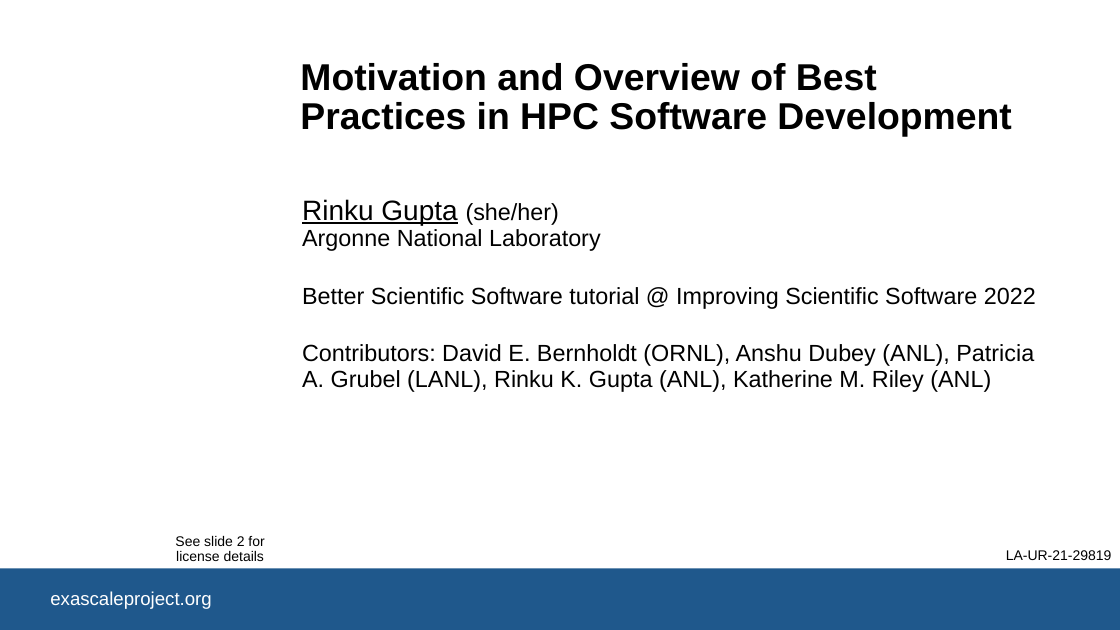
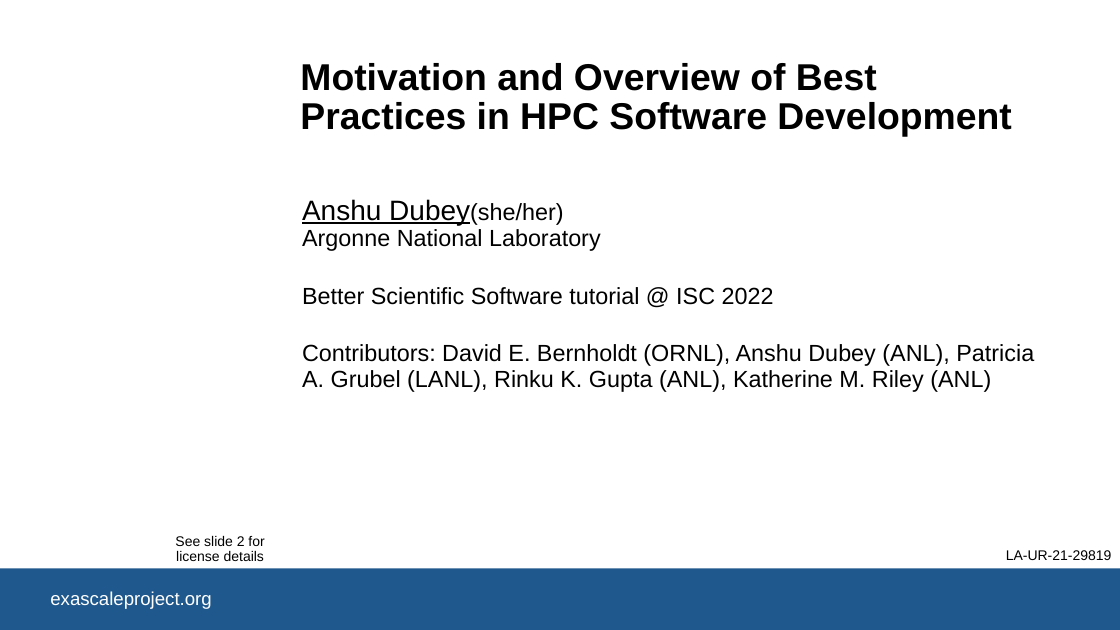
Before and after one commit to bssw-tutorial/presentations, a slide deck: slide 1 of overview.pptx. Drawn at 1120x630 pixels with LibreOffice and Linux fonts; fonts in the diff are those of the drawing; background and template pictures are left out. Boxes give left, top, right and bottom in pixels: in the first picture for what was removed or moved away, otherwise in the second. Text is boxed around its words. In the diff, an @@ line names an element or a change of style, - is before the commit and + after.

```diff
--- a/overview.pptx
+++ b/overview.pptx
@@ subtitle at (302,199,774,305): text changed @@
-Rinku Gupta (she/her)
-Argonne National Laboratory
-Better Scientific Software tutorial @ Improving Scientific Software 2022
+Anshu Dubey(she/her)
+Argonne National Laboratory
+Better Scientific Software tutorial @ ISC 2022
```
Also in this commit, not shown: 5 other slides changed, 2 slides removed, 6 other files.
